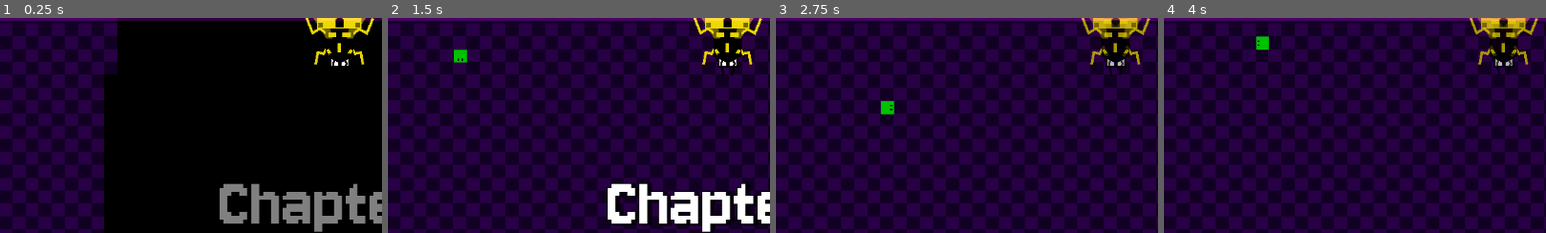
Above: before the commit, frames 1-4 (left to right).
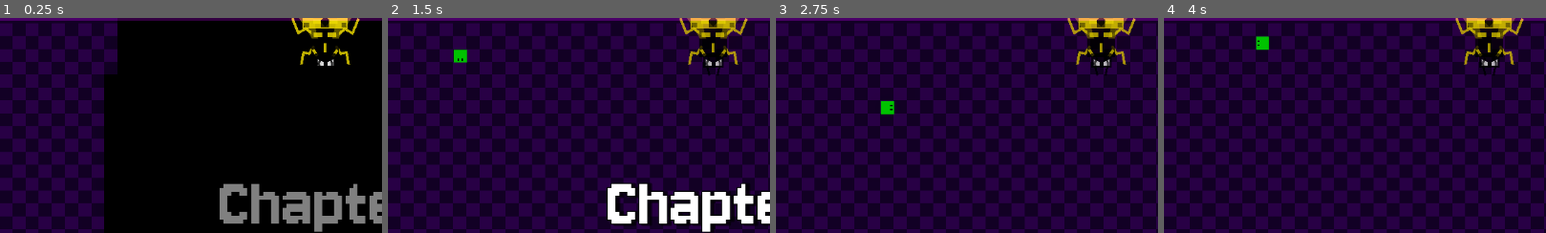
Above: after the commit, the same moments.

Repository: Kosm0-o/snakegame
Game: Godot game, scene res://scenes/testmap.tscn
Two runs of this game, one before a commit and one after it. Both use one fixed random seed, a clock stepped at 60 frames per second and the inputs below. This scene is started directly instead of the project's main scene. Sound files missing from this copy of the repository are replaced by a short silence.
Inputs (mouse positions are % of the whole screen's width and height, from its top left):
- Up to frame 1 (0.25 s): no input
- Up to frame 2 (1.5 s): tap Enter at 0.5 s; move the mouse to (72, 45) at 0.52 s; hold D (right) 0.53-1.28 s; hold Z (ability1) 0.53-1.28 s; click (72, 45) at 0.67 s; move the mouse to (30, 55) at 1.27 s; hold S (down) from 1.28 s (still down); tap X (ability2) at 1.35 s
- Up to frame 3 (2.75 s): move the mouse to (60, 28) at 2.02 s; release S (down) at 2.03 s; hold D (right) from 2.03 s (still down); tap Alt at 2.1 s
- Up to frame 4 (4 s): move the mouse to (45, 70) at 2.77 s; release D (right) at 2.78 s; hold W (up) 2.78-3.53 s; tap Shift at 2.85 s; click (45, 70) at 2.92 s; move the mouse to (80, 65) at 3.52 s; hold A (left) from 3.53 s (still down); hold Z (ability1) from 3.53 s (still down)
The pictures show only the part of the screen within x 7-57%, y 0-50%; the shares and areas given below are measured in that part.

The runs differ from the first frame. In frame 1, 2.0% of the frame differs, in the area x 76-98%, y 0-23%; in frame 2, 2.9%, in the area x 76-98%, y 0-28%; in frame 3, 2.7%; in frame 4, 2.7%.

Commit message:
wasp boss functionality v1

Diff:
--- /dev/null
+++ b/scenes/attacks/dashtelegraph.tscn
@@ -0,0 +1,131 @@
+[gd_scene load_steps=5 format=3 uid="uid://c2ewxie8y33be"]
+
+[sub_resource type="CanvasItemMaterial" id="CanvasItemMaterial_x7ewp"]
+blend_mode = 1
+
+[sub_resource type="Animation" id="Animation_v5oc1"]
+resource_name = "flash"
+length = 1.05
+tracks/0/type = "value"
+tracks/0/imported = false
+tracks/0/enabled = true
+tracks/0/path = NodePath("shape:modulate")
+tracks/0/interp = 1
+tracks/0/loop_wrap = true
+tracks/0/keys = {
+"times": PackedFloat32Array(0, 0.15, 0.3, 0.45, 0.6, 0.75, 0.9, 1.05),
+"transitions": PackedFloat32Array(1, 1, 1, 1, 1, 1, 1, 1),
+"update": 0,
+"values": [Color(1, 1, 1, 0), Color(1, 1, 1, 0), Color(1, 1, 1, 1), Color(1, 1, 1, 0), Color(1, 1, 1, 1), Color(1, 1, 1, 0), Color(1, 1, 1, 1), Color(1, 1, 1, 0)]
+}
+
+[sub_resource type="Animation" id="Animation_tdduq"]
+length = 0.001
+tracks/0/type = "value"
+tracks/0/imported = false
+tracks/0/enabled = true
+tracks/0/path = NodePath("shape:modulate")
+tracks/0/interp = 1
+tracks/0/loop_wrap = true
+tracks/0/keys = {
+"times": PackedFloat32Array(0),
+"transitions": PackedFloat32Array(1),
+"update": 0,
+"values": [Color(1, 1, 1, 0)]
+}
+
+[sub_resource type="AnimationLibrary" id="AnimationLibrary_d830i"]
+_data = {
+&"RESET": SubResource("Animation_tdduq"),
+&"flash": SubResource("Animation_v5oc1")
+}
+
+[node name="dashtelegraph" type="Node2D"]
+
+[node name="shape" type="Node2D" parent="."]
+modulate = Color(1, 1, 1, 0)
+
+[node name="ColorRect" type="ColorRect" parent="shape"]
+offset_left = 1.0
+offset_top = -44.0
+offset_right = 1153.0
+offset_bottom = 43.0
+color = Color(1, 0.478431, 0.411765, 0.345098)
+
+[node name="Line2D" type="Line2D" parent="shape"]
+position = Vector2(0, -51)
+points = PackedVector2Array(0, 0, 1151, 0)
+width = 15.535
+default_color = Color(1, 0, 0, 0.760784)
+
+[node name="Line2D2" type="Line2D" parent="shape"]
+position = Vector2(0, 51)
+points = PackedVector2Array(0, 0, 1151, 0)
+width = 15.535
+default_color = Color(1, 0, 0, 0.760784)
+
+[node name="Line2D3" type="Line2D" parent="shape"]
+material = SubResource("CanvasItemMaterial_x7ewp")
+position = Vector2(585, -13)
+scale = Vector2(1.125, 1.125)
+points = PackedVector2Array(0, -15, 0, 15)
+default_color = Color(0.882353, 0.0509804, 0.0509804, 1)
+joint_mode = 2
+begin_cap_mode = 2
+end_cap_mode = 2
+
+[node name="Line2D4" type="Line2D" parent="shape"]
+material = SubResource("CanvasItemMaterial_x7ewp")
+position = Vector2(585, 31)
+scale = Vector2(1.125, 1.125)
+points = PackedVector2Array(0, -1, 0, -0.9)
+default_color = Color(0.882353, 0.0509804, 0.0509804, 1)
+joint_mode = 2
+begin_cap_mode = 2
+end_cap_mode = 2
+
+[node name="Line2D5" type="Line2D" parent="shape"]
+material = SubResource("CanvasItemMaterial_x7ewp")
+position = Vector2(279.25, -13)
+scale = Vector2(1.125, 1.125)
+points = PackedVector2Array(0, -15, 0, 15)
+default_color = Color(0.882353, 0.0509804, 0.0509804, 1)
+joint_mode = 2
+begin_cap_mode = 2
+end_cap_mode = 2
+
+[node name="Line2D6" type="Line2D" parent="shape"]
+material = SubResource("CanvasItemMaterial_x7ewp")
+position = Vector2(279.25, 31)
+scale = Vector2(1.125, 1.125)
+points = PackedVector2Array(0, -1, 0, -0.9)
+default_color = Color(0.882353, 0.0509804, 0.0509804, 1)
+joint_mode = 2
+begin_cap_mode = 2
+end_cap_mode = 2
+
+[node name="Line2D7" type="Line2D" parent="shape"]
+material = SubResource("CanvasItemMaterial_x7ewp")
+position = Vector2(886.25, -13)
+scale = Vector2(1.125, 1.125)
+points = PackedVector2Array(0, -15, 0, 15)
+default_color = Color(0.882353, 0.0509804, 0.0509804, 1)
+joint_mode = 2
+begin_cap_mode = 2
+end_cap_mode = 2
+
+[node name="Line2D8" type="Line2D" parent="shape"]
+material = SubResource("CanvasItemMaterial_x7ewp")
+position = Vector2(886.25, 31)
+scale = Vector2(1.125, 1.125)
+points = PackedVector2Array(0, -1, 0, -0.9)
+default_color = Color(0.882353, 0.0509804, 0.0509804, 1)
+joint_mode = 2
+begin_cap_mode = 2
+end_cap_mode = 2
+
+[node name="anim" type="AnimationPlayer" parent="."]
+libraries = {
+&"": SubResource("AnimationLibrary_d830i")
+}
+speed_scale = 0.5
--- /dev/null
+++ b/scenes/attacks/stingerprojectile.tscn
@@ -0,0 +1,26 @@
+[gd_scene load_steps=3 format=3 uid="uid://d3dj3087thcxg"]
+
+[ext_resource type="Script" uid="uid://bcmpvetmtn6ht" path="res://scripts/stingerprojectile.gd" id="1_hp8xv"]
+
+[sub_resource type="RectangleShape2D" id="RectangleShape2D_hp8xv"]
+size = Vector2(180, 30)
+
+[node name="stingerprojectile" type="Node2D"]
+script = ExtResource("1_hp8xv")
+speed = 15.0
+
+[node name="stinger" type="Polygon2D" parent="."]
+position = Vector2(-401, -156)
+rotation = 1.5708
+scale = Vector2(5, 5)
+color = Color(0, 0, 0, 1)
+polygon = PackedVector2Array(31, -79, 28, -90, 31, -115, 34, -90)
+
+[node name="Area2D" type="Area2D" parent="."]
+collision_layer = 32
+
+[node name="CollisionShape2D" type="CollisionShape2D" parent="Area2D"]
+position = Vector2(86, -1)
+shape = SubResource("RectangleShape2D_hp8xv")
+
+[connection signal="area_entered" from="Area2D" to="." method="_on_area_2d_area_entered"]
--- a/scenes/bosses/spiderboss.tscn
+++ b/scenes/bosses/spiderboss.tscn
@@ -356,7 +356,6 @@
 position = Vector2(0, 113.145)
 
 [node name="Area2D" type="Area2D" parent="."]
-visible = false
 collision_layer = 2
 collision_mask = 0
 
--- a/scenes/bosses/waspboss.tscn
+++ b/scenes/bosses/waspboss.tscn
@@ -13,6 +13,12 @@
 
 [sub_resource type="RectangleShape2D" id="RectangleShape2D_184ps"]
 size = Vector2(10.6061, 25.7576)
+
+[sub_resource type="RectangleShape2D" id="RectangleShape2D_i4cpt"]
+size = Vector2(68, 71)
+
+[sub_resource type="RectangleShape2D" id="RectangleShape2D_or21k"]
+size = Vector2(43, 60)
 
 [sub_resource type="LabelSettings" id="LabelSettings_kqy47"]
 line_spacing = -33.445
@@ -42,12 +48,12 @@
 scale = Vector2(0.66, 0.66)
 
 [node name="stinger" type="Polygon2D" parent="shape"]
-position = Vector2(1, -1)
+position = Vector2(-32.0303, -1)
 color = Color(0, 0, 0, 1)
 polygon = PackedVector2Array(31, -79, 28, -90, 31, -115, 34, -90)
 
 [node name="legs" type="Node2D" parent="shape"]
-position = Vector2(3, -7)
+position = Vector2(-30.0303, -7)
 
 [node name="leg" type="Line2D" parent="shape/legs"]
 position = Vector2(-8, -6)
@@ -79,9 +85,9 @@
 default_color = Color(0.901961, 0.827451, 0, 1)
 
 [node name="backbody" type="ColorRect" parent="shape"]
-offset_left = -20.0
+offset_left = -53.0303
 offset_top = -90.0
-offset_right = 83.0
+offset_right = 49.9697
 offset_bottom = 13.0
 color = Color(0.901961, 0.827451, 0, 1)
 
@@ -206,8 +212,9 @@
 color = Color(0, 0, 0, 1)
 
 [node name="midbody" type="ColorRect" parent="shape"]
+offset_left = -33.0303
 offset_top = 13.0
-offset_right = 64.0
+offset_right = 30.9697
 offset_bottom = 80.0
 color = Color(0, 0, 0, 1)
 
@@ -254,13 +261,14 @@
 color = Color(0.901961, 0.827451, 0, 1)
 
 [node name="head" type="ColorRect" parent="shape"]
-offset_left = 9.0
+offset_left = -24.0303
 offset_top = 71.0
-offset_right = 56.0
+offset_right = 22.9697
 offset_bottom = 105.0
 color = Color(0, 0, 0, 1)
 
 [node name="eyes" type="Node2D" parent="shape"]
+position = Vector2(-33.0303, 0)
 
 [node name="Polygon2D" type="Polygon2D" parent="shape/eyes"]
 position = Vector2(14, 66)
@@ -273,6 +281,7 @@
 polygon = PackedVector2Array(0, 20, 0, 36, 16, 36, 16, 28)
 
 [node name="antennae" type="Node2D" parent="shape"]
+position = Vector2(-33.0303, 0)
 
 [node name="Line2D" type="Line2D" parent="shape/antennae"]
 points = PackedVector2Array(23, 81, 17, 95, 23, 123)
@@ -288,6 +297,7 @@
 
 [node name="wings" type="Node2D" parent="shape"]
 modulate = Color(1, 1, 1, 0.447059)
+position = Vector2(-33.0303, 0)
 
 [node name="Polygon2D" type="Polygon2D" parent="shape/wings"]
 color = Color(0.901961, 0.827451, 0, 1)
@@ -300,8 +310,9 @@
 polygon = PackedVector2Array(16, 37, -10, -72, -77, -90, 2, 37)
 
 [node name="hitbox" type="Area2D" parent="shape"]
+position = Vector2(-33.0303, 0)
 collision_layer = 32
-collision_mask = 0
+monitorable = false
 
 [node name="CollisionShape2D" type="CollisionShape2D" parent="shape/hitbox"]
 position = Vector2(31.8182, -38.6364)
@@ -314,6 +325,19 @@
 [node name="CollisionShape2D3" type="CollisionShape2D" parent="shape/hitbox"]
 position = Vector2(32.5758, -103.788)
 shape = SubResource("RectangleShape2D_184ps")
+
+[node name="Area2D" type="Area2D" parent="."]
+position = Vector2(-1, -56)
+collision_layer = 2
+collision_mask = 0
+
+[node name="CollisionShape2D" type="CollisionShape2D" parent="Area2D"]
+position = Vector2(0, 30.5)
+shape = SubResource("RectangleShape2D_i4cpt")
+
+[node name="CollisionShape2D2" type="CollisionShape2D" parent="Area2D"]
+position = Vector2(-0.5, 96)
+shape = SubResource("RectangleShape2D_or21k")
 
 [node name="introtext" type="CanvasLayer" parent="."]
 
@@ -341,26 +365,7 @@
 [node name="laser" type="AudioStreamPlayer2D" parent="."]
 stream = ExtResource("4_184ps")
 
-[node name="markers" type="Node2D" parent="."]
-
-[node name="origin" type="Marker2D" parent="markers"]
-position = Vector2(576, 0)
-gizmo_extents = 171.0
-
-[node name="dash" type="Node2D" parent="markers"]
-
-[node name="bottom" type="Marker2D" parent="markers/dash"]
-position = Vector2(576, 648)
-gizmo_extents = 171.0
-
-[node name="right" type="Marker2D" parent="markers/dash"]
-position = Vector2(1152, 324)
-gizmo_extents = 171.0
-
-[node name="top" type="Marker2D" parent="markers/dash"]
-position = Vector2(576, 0)
-gizmo_extents = 171.0
-
-[node name="left" type="Marker2D" parent="markers/dash"]
-position = Vector2(0, 324)
-gizmo_extents = 171.0
+[node name="stingerpos" type="Marker2D" parent="."]
+position = Vector2(-0.444065, -59.0322)
+
+[connection signal="area_entered" from="shape/hitbox" to="." method="_on_hitbox_area_entered"]
--- a/scenes/testmap.tscn
+++ b/scenes/testmap.tscn
@@ -78,6 +78,31 @@
 stream = ExtResource("5_mxay4")
 volume_db = -3.0
 
-[node name="waspboss" parent="." instance=ExtResource("5_g8l4j")]
+[node name="waspboss" parent="." node_paths=PackedStringArray("markers") instance=ExtResource("5_g8l4j")]
+markers = NodePath("../markers")
+
+[node name="markers" type="Node2D" parent="."]
+
+[node name="origin" type="Marker2D" parent="markers"]
+position = Vector2(576, 0)
+gizmo_extents = 171.0
+
+[node name="dash" type="Node2D" parent="markers"]
+
+[node name="bottom" type="Marker2D" parent="markers/dash"]
+position = Vector2(576, 648)
+gizmo_extents = 171.0
+
+[node name="right" type="Marker2D" parent="markers/dash"]
+position = Vector2(1152, 324)
+gizmo_extents = 171.0
+
+[node name="top" type="Marker2D" parent="markers/dash"]
+position = Vector2(576, 0)
+gizmo_extents = 171.0
+
+[node name="left" type="Marker2D" parent="markers/dash"]
+position = Vector2(0, 324)
+gizmo_extents = 171.0
 
 [connection signal="area_entered" from="exitdetector" to="." method="_on_exitdetector_area_entered"]
--- /dev/null
+++ b/scripts/stingerprojectile.gd
@@ -0,0 +1,16 @@
+extends Node2D
+
+@export var speed : float = 50.0
+
+func _ready() -> void:
+	await get_tree().create_timer(3.0).timeout
+	queue_free()
+
+func _physics_process(delta: float) -> void:
+	position += transform.x * speed
+	speed *= 0.99
+
+
+func _on_area_2d_area_entered(area: Area2D) -> void:
+	global.player._remove_segment()
+	queue_free()
--- a/scripts/waspboss.gd
+++ b/scripts/waspboss.gd
@@ -1,7 +1,13 @@
 extends Node2D
+
+@export var markers : Node2D
 
 var attacks : Array = ["dash", "stingerspray", "triplebite", "buzzbomb"]
 var start : bool = false
+
+var maxhp : int = 64
+var hp : int = maxhp
+var dead : bool = false
 
 var attacking : bool = false # for bugs/glitches
 var stunned : bool = false
@@ -10,7 +16,7 @@
 func _ready() -> void:
 	randomize()
 	global.currentboss = self
-	$shape.global_position = $markers/origin.global_position
+	global_position = markers.get_node("origin").global_position
 	var tween = create_tween().set_ease(Tween.EASE_OUT).set_trans(Tween.TRANS_CUBIC)
 	tween.tween_property($introtext/Label, "modulate:a", 1.0, 1.2)
 	tween.tween_property($introtext/Label, "modulate:a", 0.0, 0.5).set_delay(0.6)
@@ -22,6 +28,7 @@
 	start = true
 
 func _process(delta: float) -> void:
+	modulate = lerp(modulate, Color(1.0,1.0,1.0,0.7), 3 * delta)
 	if stuntime > 0.0:
 		stunned = true
 		stuntime -= delta
@@ -31,15 +38,82 @@
 	if start and not $attackplayer.is_playing() and not attacking and not stunned:
 		attacking = true
 		var atk = attacks.pick_random()
-		dash()#$attackplayer.play(atk)
+		stingerspray()#$attackplayer.play(atk)
 
 func dash():
 	hide()
 	var num = randi_range(0, 3)
-	var pos = $markers/dash.get_child(num).global_position
+	var pos = markers.get_node("dash").get_child(num).global_position
 	await get_tree().create_timer(0.1).timeout
-	$shape.global_position = pos
+	if not stunned: global_position = pos
 	show()
-	var rtween = create_tween().set_trans(Tween.TRANS_CUBIC).set_ease(Tween.EASE_OUT)
-	rtween.tween_property($shape, "rotation_degrees", 90 * num + 180, 0.4)
+	if not stunned:
+		var rtween = create_tween().set_trans(Tween.TRANS_CUBIC).set_ease(Tween.EASE_OUT)
+		rtween.tween_property($shape, "rotation_degrees", -90 * num + 180, 0.4)
+		await rtween.finished
+	var dashtelegraph = preload("res://scenes/attacks/dashtelegraph.tscn").instantiate()
+	add_child(dashtelegraph)
+	dashtelegraph.rotation_degrees = $shape.rotation_degrees - 270.0
+	var a : AnimationPlayer = dashtelegraph.get_node("anim")
+	if not stunned:
+		a.play("flash")
+		await a.animation_finished
+	dashtelegraph.queue_free()
+	$shape/hitbox.set_deferred("monitorable", true)
+	if not stunned:
+		var dtween = create_tween().set_trans(Tween.TRANS_CUBIC).set_ease(Tween.EASE_OUT)
+		var dpos = Vector2.ZERO
+		if num % 2 == 0:
+			dpos.y = 750.0
+		else:
+			dpos.x = 1500.0
+		if num < 2:
+			dpos *= -1
+		dtween.tween_property(self, "global_position", global_position + dpos, 0.4)
+		await dtween.finished
+	global_position = markers.get_node("origin").global_position
+	$shape/hitbox.set_deferred("monitorable", false)
+	var rtween2 = create_tween().set_trans(Tween.TRANS_CUBIC).set_ease(Tween.EASE_OUT)
+	rtween2.tween_property($shape, "rotation_degrees", 0, 0.4)
+	await rtween2.finished
+	attacking = false
+
+func stingerspray():
+	var stween = create_tween().set_trans(Tween.TRANS_CUBIC).set_ease(Tween.EASE_OUT)
+	var o = 64 * [1, -1].pick_random()
+	stween.tween_property(self, "rotation_degrees", 180 + o, 0.4)
+	await stween.finished
+	await get_tree().create_timer(1.5).timeout
+	var rtween = create_tween()
+	rtween.tween_property(self, "rotation_degrees", 180 - o, 3.0)
+	var instances = randi_range(3, 9)
+	for i in range(instances):
+		spawn_stinger()
+		await get_tree().create_timer(3.0 / instances).timeout
 	await rtween.finished
+
+func spawn_stinger():
+	var stinger = preload("res://scenes/attacks/stingerprojectile.tscn").instantiate()
+	get_tree().current_scene.add_child(stinger)
+	stinger.global_position = $stingerpos.global_position
+	stinger.rotation_degrees = rotation_degrees - 90.0
+
+func damage(amt : int, color : Color):
+	hp -= amt
+	print(hp)
+	modulate = color
+	if hp <= maxhp / 4:
+		$attackplayer.speed_scale = 2.0
+	elif hp <= maxhp / 2:
+		$attackplayer.speed_scale = 1.5
+
+
+
+func stun(time : float):
+	$attackplayer.stop()
+	stuntime += time
+
+
+func _on_hitbox_area_entered(area: Area2D) -> void:
+	global.player._remove_segment()
+	global.effectmodulate.color = Color("#c70000")
Not shown: 1 places in scenes/attacks/fireball.tscn that only renumber resources
Not shown: 1 places in scenes/attacks/laserattack.tscn that only renumber resources
Not shown: 1 places in scenes/bosses/waspboss.tscn that only renumber resources
Not shown, added: scripts/stingerprojectile.gd.uid
